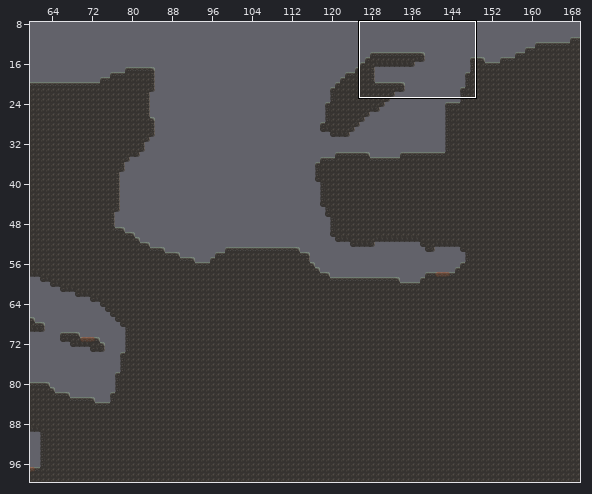
Tiled map, stored at Assets/Tilemaps/Doodles/final_levels/first_levers.tmx. The first picture is a wide view before the edit; the outline marks the close-up.
Close-up. As it was:
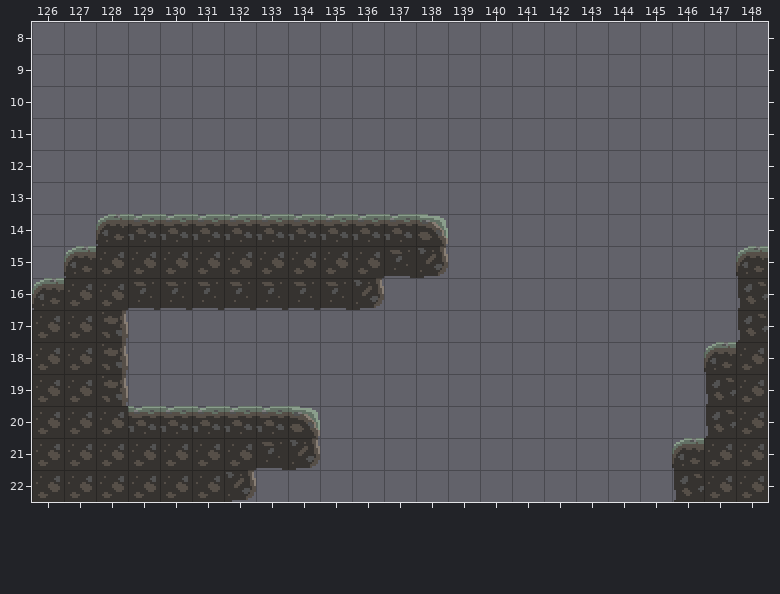
Cells are 32x32 px. Shown: x 126..148, y 8..22. The commit also changed other parts of the map, which this record leaves out.
After the commit:
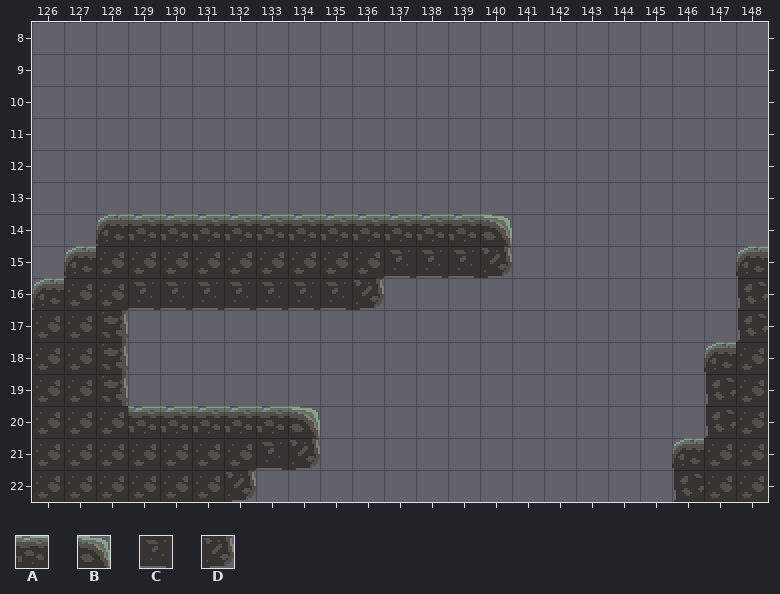
Key: from "tiles_16_with_vines": A 1, B 2, C 13, D 14.
_ is an empty cell.
What changed:
Layer "Tile Layer 1":
y 14: x 138..140 B__ -> AAB
y 15: x 138..140 D__ -> CCD
Where, in picture pixels (left, top, right, bottom), the same in both close-ups:
changed: (416, 214, 512, 278)
